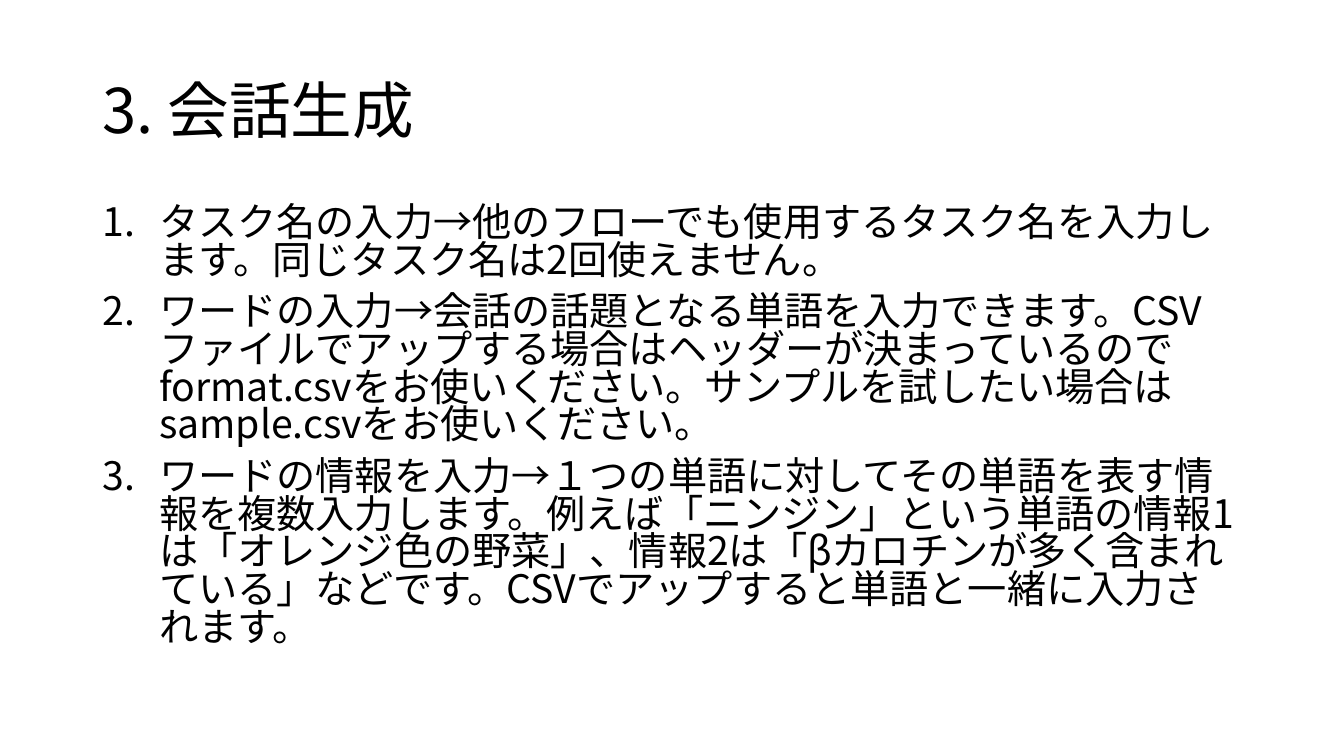
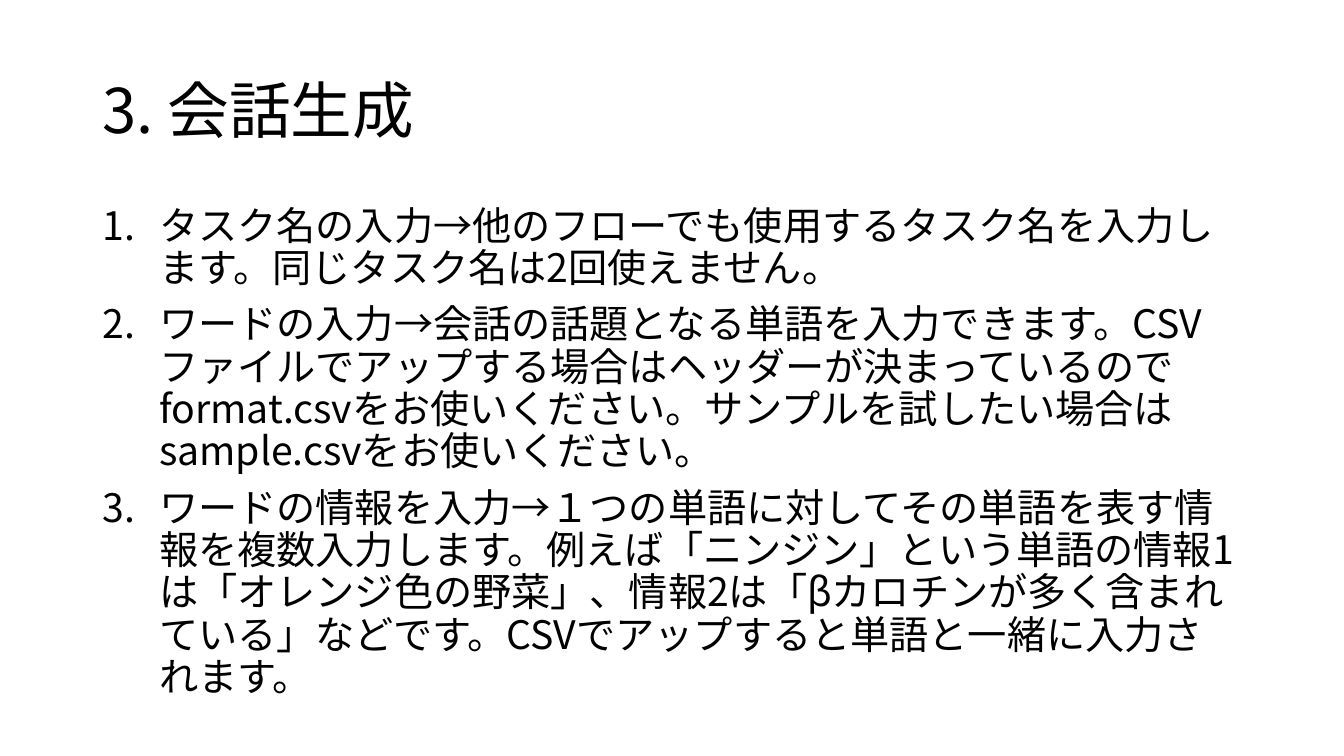
Before and after one commit to flymywife/Meta-CommunicationRAG, a slide deck: slide 8 of mcrag-app-mcp/sample/MCRAG_mcp_マニュアル.pptx (slide 7 before the commit). Drawn at 1344x756 pixels with LibreOffice and Linux fonts; fonts in the diff are those of the drawing. Boxes give left, top, right and bottom in pixels: in the first picture for what was removed or moved away, otherwise in the second. Text is boxed around its words. In the diff, an @@ line names an element or a change of style, - is before the commit and + after.

```diff
--- a/mcrag-app-mcp/sample/MCRAG_mcp_マニュアル.pptx
+++ b/mcrag-app-mcp/sample/MCRAG_mcp_マニュアル.pptx
@@ text "タスク名の入力→他のフローでも使用するタスク名を入力します。同じタスク名は2回使えません。" at <box>159,207,1234,694</box>: line spacing 0.8 to 0.9 @@
```
Also in this commit, not shown: 2 other slides changed, 2 slides added, 15 other files.
